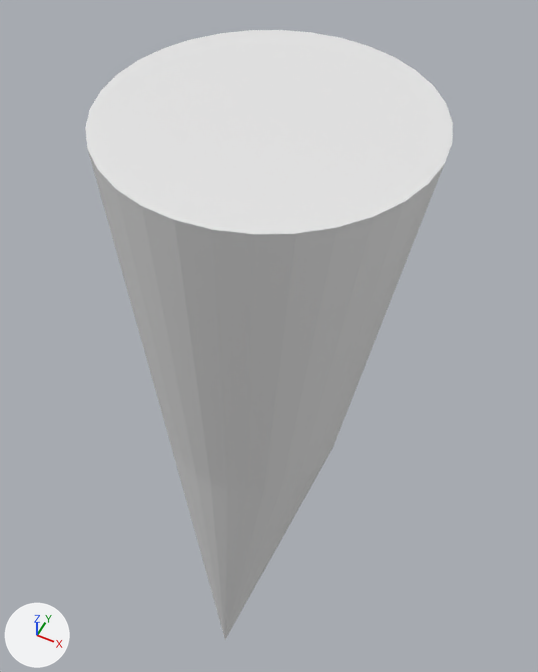
The Blender file Cubes 3D/Assets/Resources/Models/Environment/Lightsources/sconce01.blend, before and after one commit.
Camera for both pictures: a 50 mm camera at (0.355, -0.637, 1.029) aimed at (-0.044, 0.161, 0.03). The axes (+X, +Y, +Z) are drawn at lower left. The lights are the same throughout.
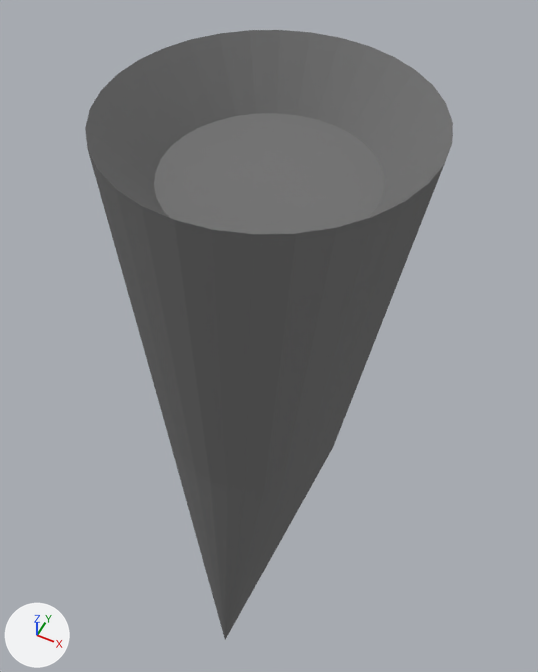
Where the change shows, as pixel boxes (x1, y1, x2, y2) in the pictures (538 x 672 px):
part 1 of me_cone, built on
    both: (85, 30, 453, 234)
part 2 of me_cone, recoloured
    both: (88, 151, 444, 640)

The change, as a diff of the scene's bpy script:
```diff
--- a/Cubes 3D/Assets/Resources/Models/Environment/Lightsources/sconce01.blend.py
+++ b/Cubes 3D/Assets/Resources/Models/Environment/Lightsources/sconce01.blend.py
@@ mat_sconcemetal @@
+mat_sconcemetal = diffuse_material('SconceMetal')
+mat_sconcemetal.base_color = (0.19, 0.19, 0.19)  # grey #797979
@@ me_cone @@
 # used by ob_cone; location = (0.0, 0.0, 0.0); rotation_euler = (3.142, 0.0, 0.0), in degrees (180, 0, 0)
-me_cone.from_pydata(...)  # 65 vertices, 65 faces; spans x -0.218..0.218, y -0.292..0.144, z -0.537..0.651
+me_cone.from_pydata(...)  # 97 vertices, 97 faces; spans x -0.218..0.218, y -0.292..0.144, z -0.537..0.651
+# me_cone part 1
+# 1 face is deleted
+# 32 vertices are added at x -0.148..0.148, y -0.222..0.074, z -0.449
+# 33 new faces join them
+# me_cone part 2: 64 faces spanning x -0.218..0.218, y -0.292..0.144, z -0.537..0.651 switch from no material to mat_sconcemetal (grey #797979)
```
